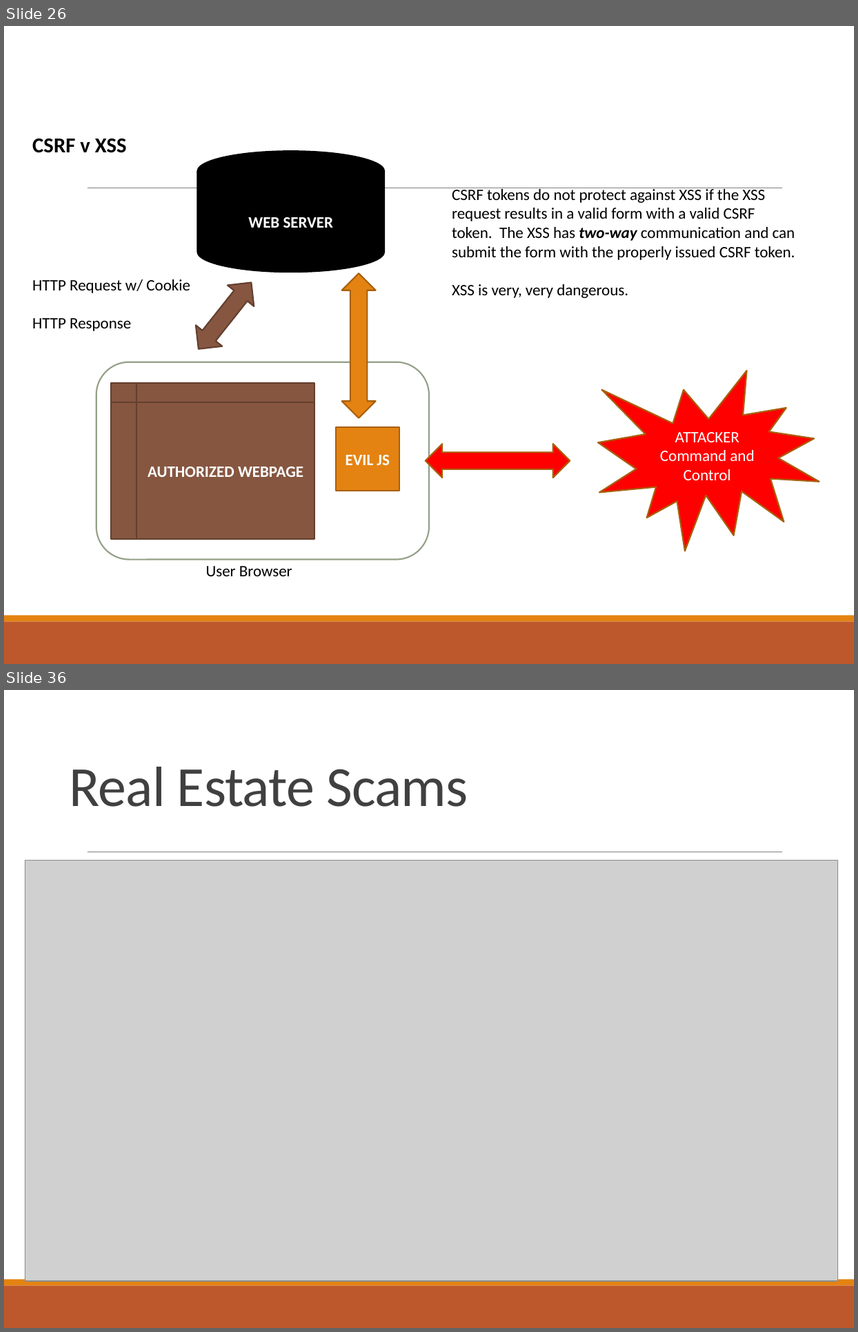
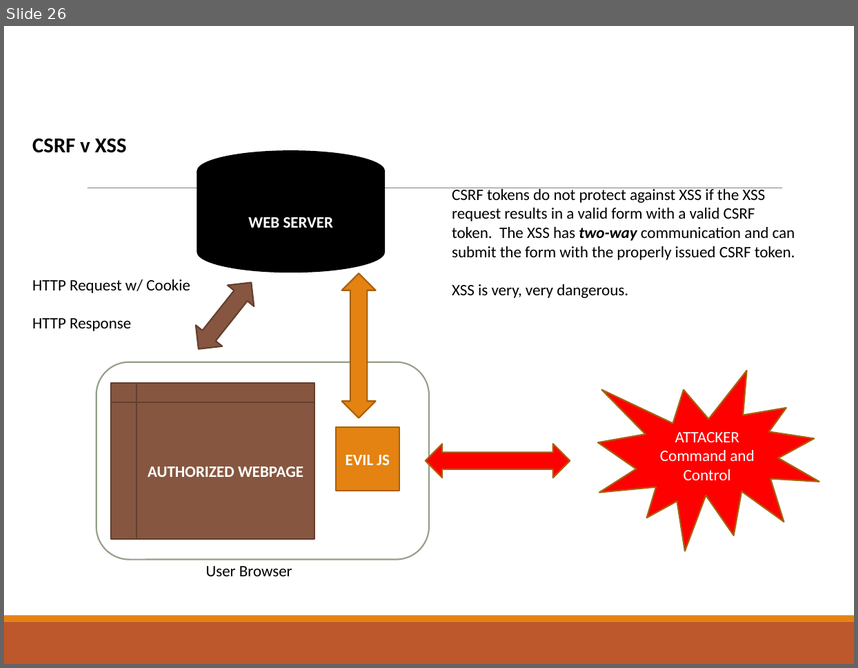
Before and after one commit to CrimsonVista/UTAustin-Courses, a slide deck: 2021fa_cs361s/slides/10_web_threats.pptx. Shown one above the other, each under a label of ours: slides 26 and 36 before the commit, slide 26 after it; the slides between them are not shown. The pictures are 858x1332 and 858x668 pixels, drawn with LibreOffice and Linux fonts; fonts in the diff are those of the drawing; grey boxes stand for pictures. Boxes give left, top, right and bottom in pixels: in the first picture for what was removed or moved away, otherwise in the second. Text is boxed around its words. In the diff, an @@ line names an element or a change of style, - is before the commit and + after.

```diff
--- a/2021fa_cs361s/slides/10_web_threats.pptx
+++ b/2021fa_cs361s/slides/10_web_threats.pptx
@@ slide 36 removed at [4,690,854,1328], background #FFFFFF; not listed: 3 template elements that a slide beside it also shows @@
@@ title removed at [69,767,468,807] @@
-Real Estate Scams
@@ picture removed at [25,860,838,1281] @@
```
Also in this commit, not shown: 11 other slides removed, 2 other files.
